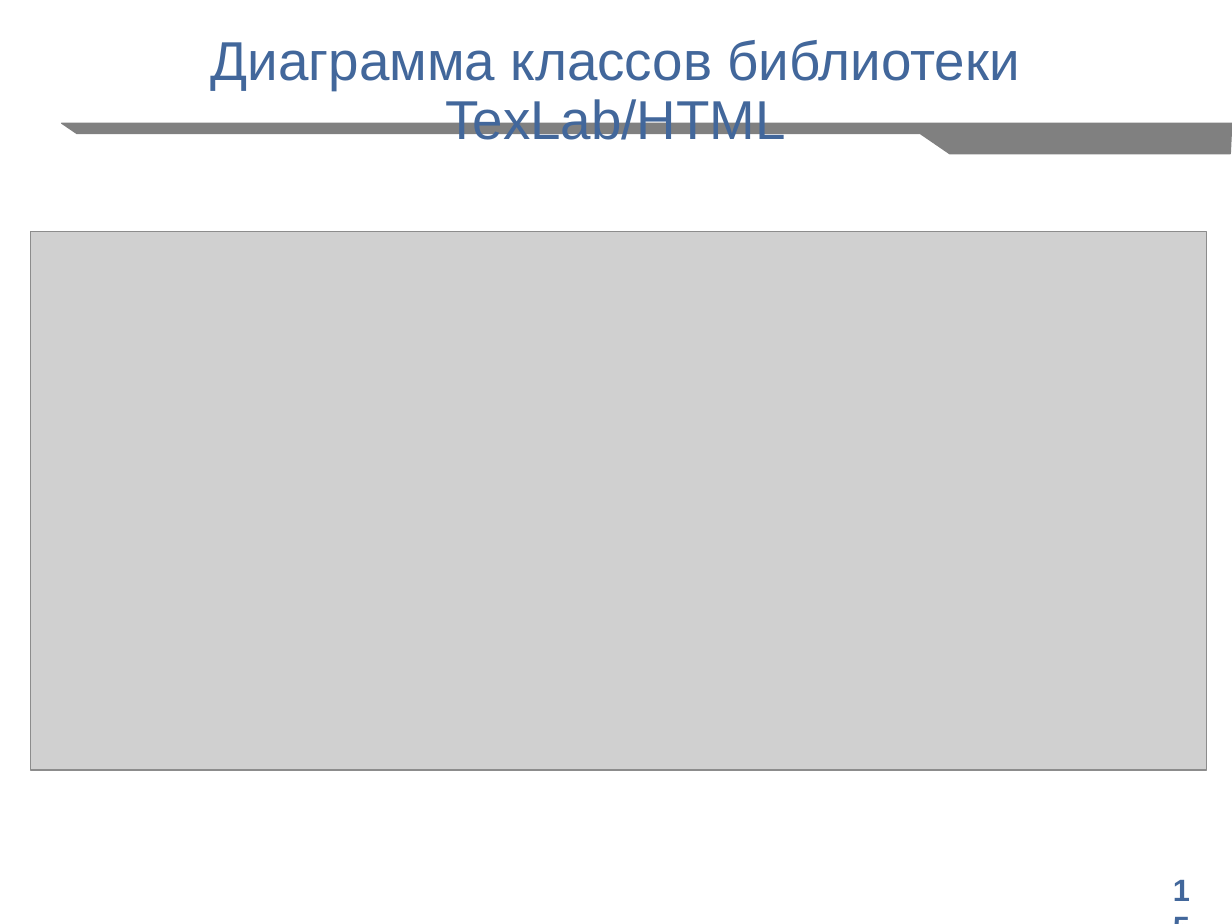
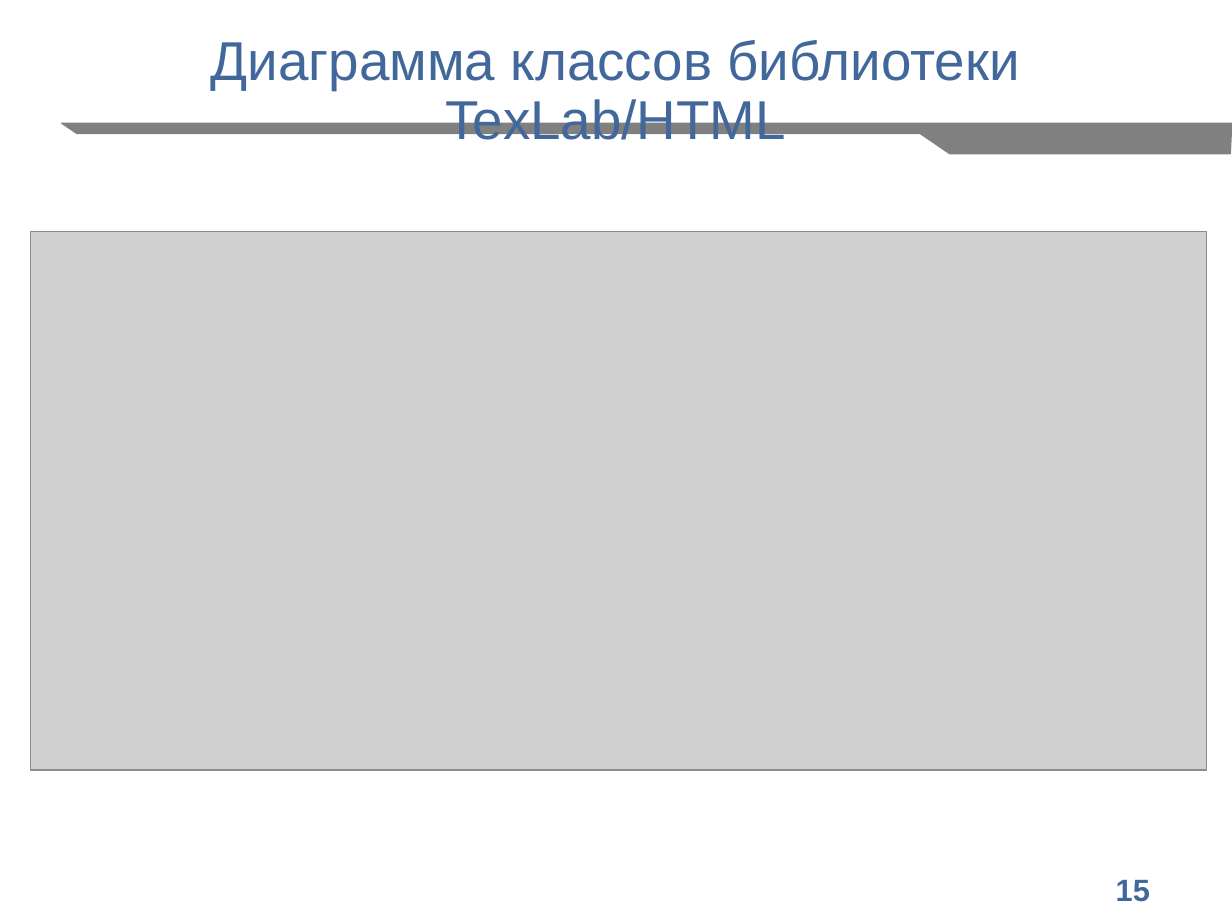
Before and after one commit to Dzmitry2020/workbook, a slide deck: slide 15 of docs/myPresentation3.pptx. Drawn at 1232x924 pixels with LibreOffice and Linux fonts; fonts in the diff are those of the drawing; grey boxes stand for pictures; background and template pictures are left out. Boxes give left, top, right and bottom in pixels: in the first picture for what was removed or moved away, otherwise in the second. Text is boxed around its words. In the diff, an @@ line names an element or a change of style, - is before the commit and + after.

```diff
--- a/docs/myPresentation3.pptx
+++ b/docs/myPresentation3.pptx
@@ page number: place and size @@
-page number at <box>1161,865,1202,914</box>
+page number at <box>1104,865,1232,914</box>
```
Also in this commit, not shown: 27 other slides changed, 20 other files.
